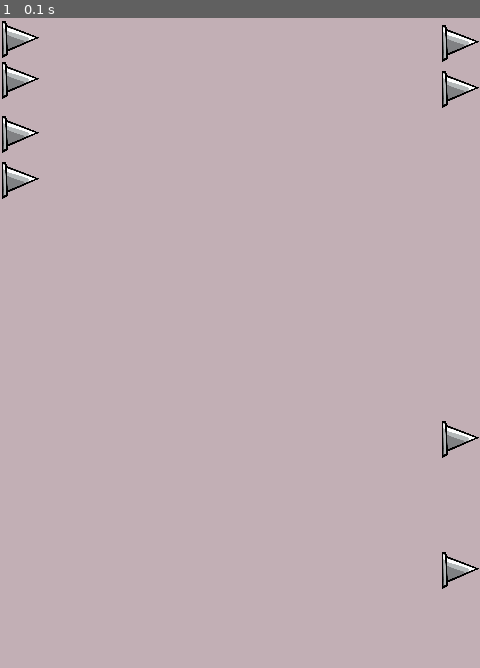
Above: before the commit, frame 1.
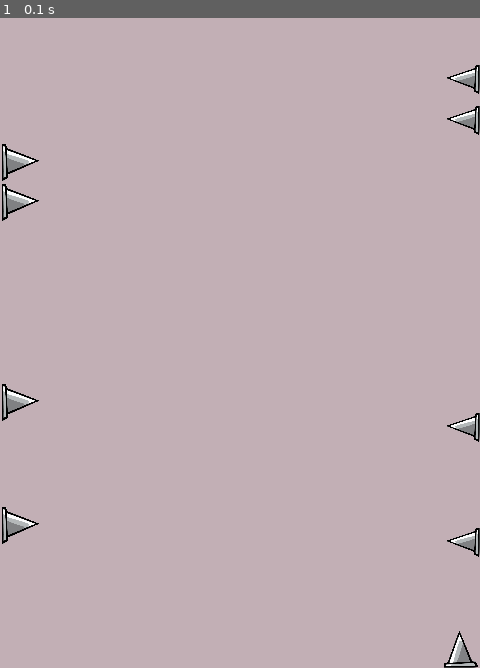
Above: after the commit, the same moment.

Repository: vitorpadovani/Pygame
Game: pygame game, started from main.py
Two runs of this game, one before a commit and one after it. Both use one fixed random seed, a clock stepped at 60 frames per second and the inputs below.
Inputs:
- Up to frame 1 (0.1 s): no input

The runs differ from the first frame. In frame 1, 2.3% of the frame differs, in the area x 0-100%, y 0-100%.

Commit message:
espinhos pra cima

Diff:
--- a/main.py
+++ b/main.py
@@ -18,6 +18,11 @@
 
 espinho_img_d = pygame.image.load('assets/img/espinho pro lado.png').convert_alpha()
 espinho_img_d = pygame.transform.scale(espinho_img_d, (40, 40))
+espinho_img_d = pygame.transform.flip(espinho_img_d, True,True)
+
+
+espinho_img_cima = pygame.image.load('assets/img/espinho_pra_cima.png').convert_alpha()
+espinho_img_cima = espinho_img_cima = pygame.transform.scale(espinho_img_cima, (40, 40))
 
 
 class Espinho_lado_esquerdo(pygame.sprite.Sprite):
@@ -29,28 +34,43 @@
         # Sorteando a posição do espinho
         self.rect = self.image.get_rect()
         self.rect.x = 0
-        self.rect.y = random.randint(0, HEIGHT)
+        self.rect.y = random.randint(40, HEIGHT-40)
 
 
 class Espinho_lado_direito(pygame.sprite.Sprite):
     def __init__(self,espinho_img_d):
         self.image = espinho_img_d
+        self.image = pygame.transform.flip(espinho_img_d,True,False)
         pygame.sprite.Sprite.__init__(self)
 
         # Atualizando a posição do espinho
         # Sorteando a posição do espinho
         self.rect = self.image.get_rect()
         self.rect.x = 440
-        self.rect.y = random.randint(0, HEIGHT)
+        self.rect.y = random.randint(40, HEIGHT-40)
 
+lista_esp_cima = [0,40,80,120,160,200,240,280,320,360,400,440]
+
+class Espinho_pra_cima(pygame.sprite.Sprite):
+    def __init__(self,espinho_img_cima):
+        self.image = espinho_img_cima
+        pygame.sprite.Sprite.__init__(self)
+
+        # Adicionando a posição do espinho
+        self.rect = self.image.get_rect()
+        for i in range(0,len(lista_esp_cima)):
+            self.rect.x = lista_esp_cima[i]
+            self.rect.y = 610
 
 
 # Criando um grupo de meteoros
 all_sprites = pygame.sprite.Group()
 all_espinhos_e = pygame.sprite.Group()
 all_espinhos_d = pygame.sprite.Group()
+all_espinhos_cima = pygame.sprite.Group()
 
-# Criando os meteoros
+
+# Criando os espinhod da parede 1
 while len(all_espinhos_e) < 4:
     espinho = Espinho_lado_esquerdo(espinho_img_e)
     hits = pygame.sprite.spritecollide(espinho, all_espinhos_e, True)
@@ -58,17 +78,24 @@
         all_espinhos_e.add(espinho)
 
 
-# Criando os meteoros
+# Criando os espinhos da parede 2
 while len(all_espinhos_d) < 4:
-    espinho = Espinho_lado_direito(espinho_img_e)
+    espinho = Espinho_lado_direito(espinho_img_d)
     hits = pygame.sprite.spritecollide(espinho, all_espinhos_d, True)
     if len(hits) == 0:
         all_espinhos_d.add(espinho)
+
+# Criando os espinhos virados pra cima
+while len(all_espinhos_cima) < 12:
+    espinho = Espinho_pra_cima(espinho_img_cima)
+    all_espinhos_cima.add(espinho)
+
 # ----- Inicia estruturas de dados
 game = True
 
 all_sprites.add(all_espinhos_e)
 all_sprites.add(all_espinhos_d)
+all_sprites.add(all_espinhos_cima)
 
 # ===== Loop principal =====
 while game:
Binary file changed: assets/img/espinho_pra_cima.png
